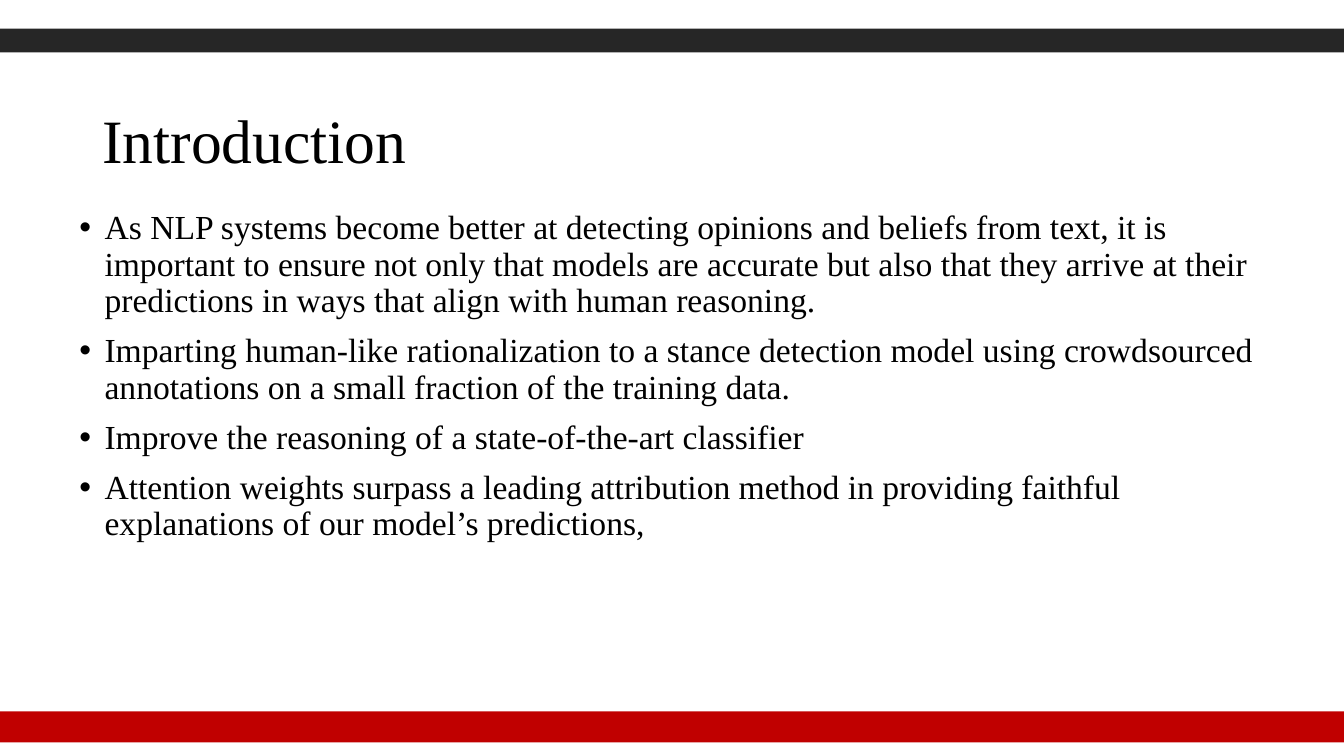
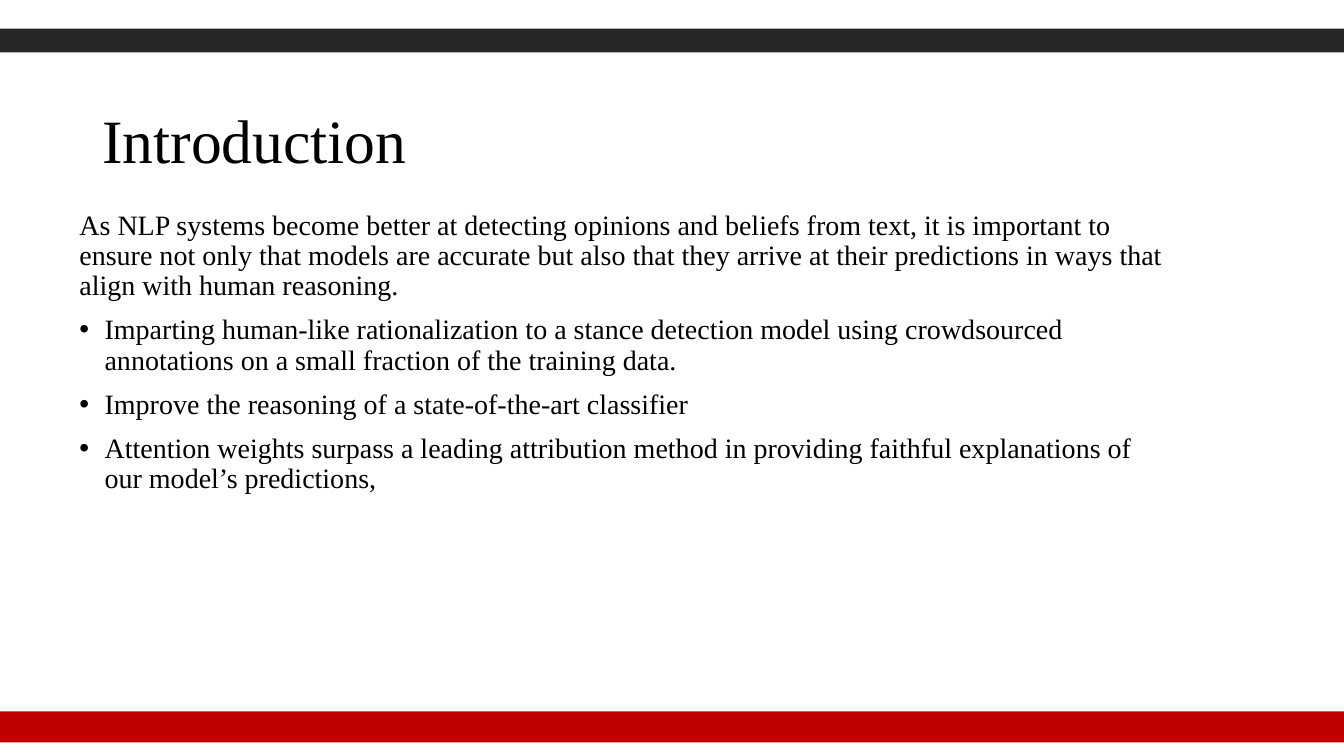
Before and after one commit to Gzk738/GZK_Code, a slide deck: slide 3 of journal club/2022.2.21/Human Rationales as Attribution Priors for Explainable Stance Detection【搜狗文档翻译_译文_英译中】.pdf.pptx. Drawn at 1344x756 pixels with LibreOffice and Linux fonts; fonts in the diff are those of the drawing; background and template pictures are left out. Boxes give left, top, right and bottom in pixels: in the first picture for what was removed or moved away, otherwise in the second. Text is boxed around its words. In the diff, an @@ line names an element or a change of style, - is before the commit and + after.

```diff
--- a/journal club/2022.2.21/Human Rationales as Attribution Priors for Explainable Stance Detection【搜狗文档翻译_译文_英译中】.pdf.pptx
+++ b/journal club/2022.2.21/Human Rationales as Attribution Priors for Explainable Stance Detection【搜狗文档翻译_译文_英译中】.pdf.pptx
@@ text "As NLP systems become better ..." at <box>79,215,1162,494</box>: size 24 to 20 pt; bullet • to none @@
```
Also in this commit, not shown: 4 other slides changed, 9 slides added, 5 slides removed, 2 other files.
